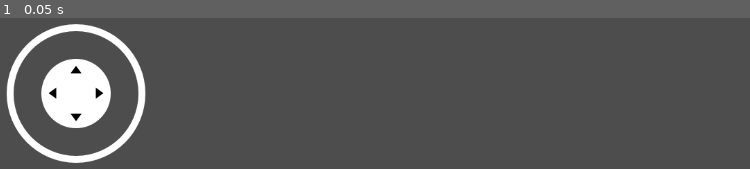
Above: before the commit, frame 1.
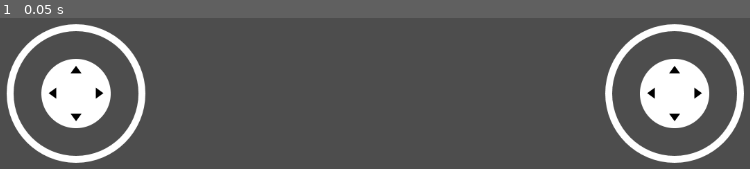
Above: after the commit, the same moment.

Repository: kpk-i710/my3d
Game: Godot game, scene res://main.tscn
Same seed, same stepped clock (60 frames per second), same inputs: the game is played once before the commit and once after it.
Inputs:
- Up to frame 1 (0.05 s): no input

The runs differ from the first frame. In frame 1, 6.2% of the frame differs, in the area x 80-100%, y 3-97%.

Commit message:
added 3d two controllers

Diff:
--- a/main.tscn
+++ b/main.tscn
@@ -19,3 +19,16 @@
 anchor_bottom = 1.0
 grow_vertical = 0
 script = ExtResource("1_y4djn")
+
+[node name="Virtual Joystick right" type="Control" parent="Control"]
+layout_mode = 1
+anchors_preset = 3
+anchor_left = 1.0
+anchor_top = 1.0
+anchor_right = 1.0
+anchor_bottom = 1.0
+offset_left = -289.0
+offset_top = -289.0
+grow_horizontal = 0
+grow_vertical = 0
+script = ExtResource("1_y4djn")
